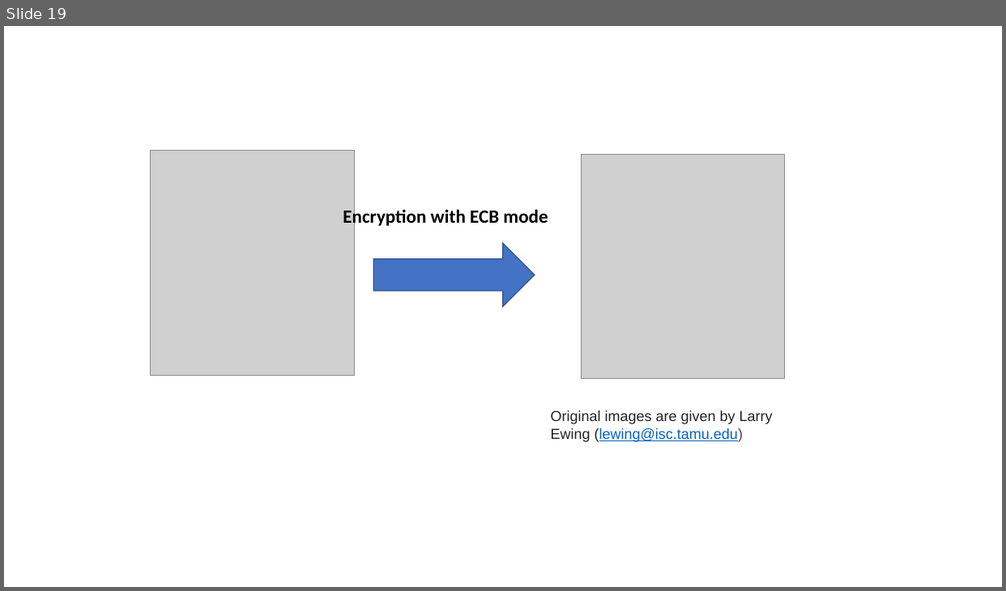
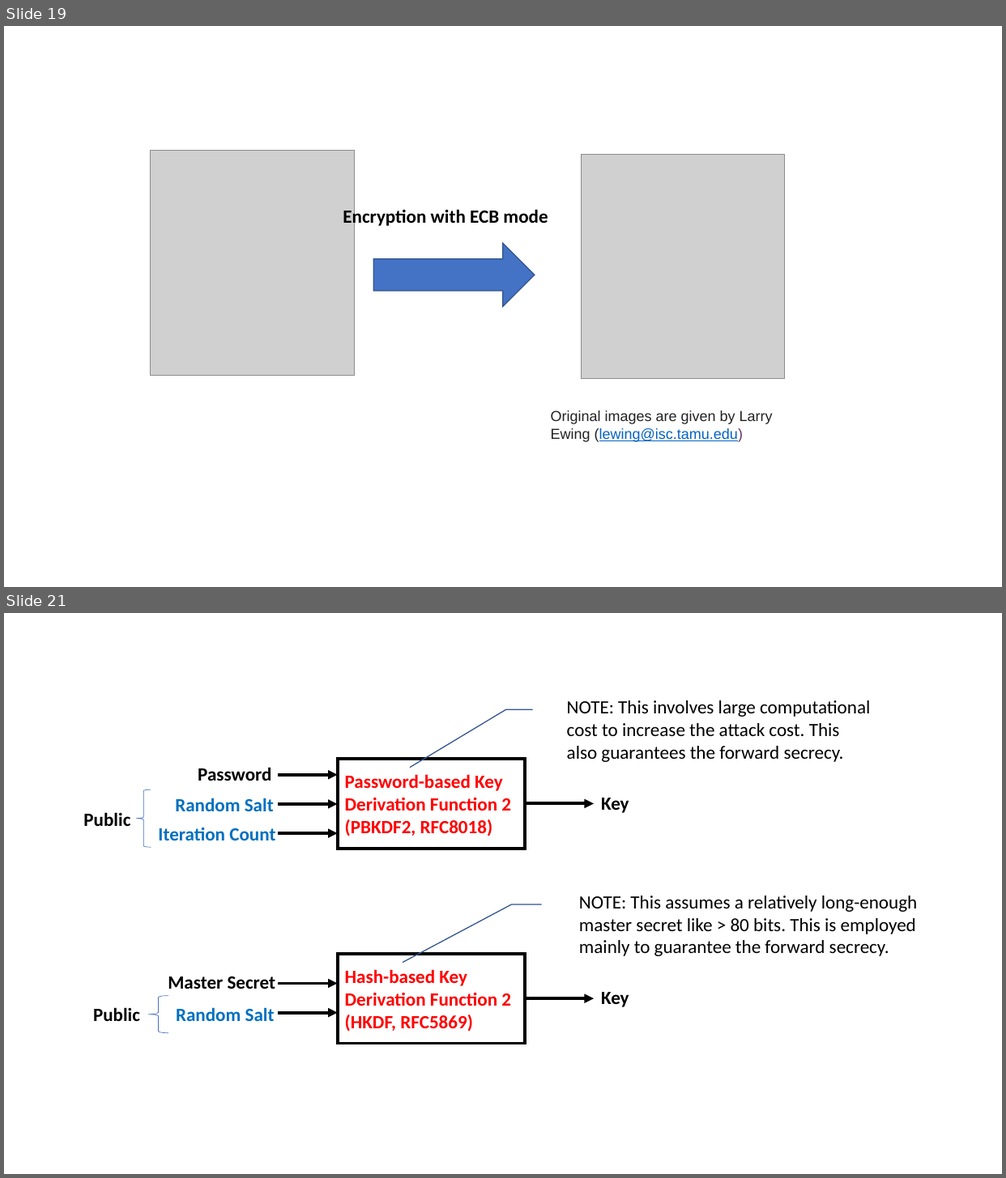
Before and after one commit to junkurihara/class-e2e_security_js, a slide deck: images.pptx. Shown one above the other, each under a label of ours: slide 19 before the commit, slides 19 and 21 after it; the slides between them are not shown. The pictures are 1006x591 and 1006x1178 pixels, drawn with LibreOffice and Linux fonts; fonts in the diff are those of the drawing; grey boxes stand for pictures. Boxes give left, top, right and bottom in pixels: in the first picture for what was removed or moved away, otherwise in the second. Text is boxed around its words. In the diff, an @@ line names an element or a change of style, - is before the commit and + after.

```diff
--- a/images.pptx
+++ b/images.pptx
@@ slide 21 added at [4,613,1002,1174], background #FFFFFF @@
@@ callout added at [560,698,880,760], outline #325491 1 pt, 18 pt, text #000000 @@
+NOTE: This involves large computational cost to increase the attack cost. This also guarantees the forward secrecy.
@@ text added at [198,767,271,781], 18 pt, text #000000, bold @@
+Password
@@ arrow added from (278, 775) to (337, 775), #000000 3 pt @@
@@ rectangle added at [337,759,525,849], outline #000000 3 pt, 18 pt, text #FF0000, bold @@
+Password-based Key Derivation Function 2 (PBKDF2, RFC8018)
@@ right brace added at [137,790,151,847], outline #4472C4 0.5 pt @@
@@ text added at [175,798,274,811], 18 pt, text #0070C0, bold @@
+Random Salt
@@ arrow added from (278, 804) to (337, 804), #000000 3 pt @@
@@ arrow added from (525, 804) to (594, 804), #000000 3 pt @@
@@ text added at [601,798,629,813], 18 pt, text #000000, bold @@
+Key
@@ text added at [83,812,130,826], 18 pt, text #000000, bold @@
+Public
@@ text added at [158,827,275,841], 18 pt, text #0070C0, bold @@
+Iteration Count
@@ arrow added from (278, 834) to (337, 834), #000000 3 pt @@
@@ callout added at [572,893,935,954], outline #325491 1 pt, 18 pt, text #000000 @@
+NOTE: This assumes a relatively long-enough master secret like > 80 bits. This is employed mainly to guarantee the forward secrecy.
@@ text added at [168,977,276,989], 18 pt, text #000000, bold @@
+Master Secret
@@ rectangle added at [337,954,525,1043], outline #000000 3 pt, 18 pt, text #FF0000, bold @@
+Hash-based Key Derivation Function 2 (HKDF, RFC5869)
@@ right brace added at [148,996,168,1033], outline #4472C4 0.5 pt @@
@@ arrow added from (278, 983) to (337, 983), #000000 3 pt @@
@@ arrow added from (525, 999) to (594, 999), #000000 3 pt @@
@@ text added at [601,992,629,1007], 18 pt, text #000000, bold @@
+Key
@@ text added at [93,1007,140,1021], 18 pt, text #000000, bold @@
+Public
@@ text added at [176,1007,275,1021], 18 pt, text #0070C0, bold @@
+Random Salt
@@ arrow added from (278, 1013) to (337, 1013), #000000 3 pt @@
```
Also in this commit, not shown: 2 slides changed, 1 slide removed, 5 other files.
